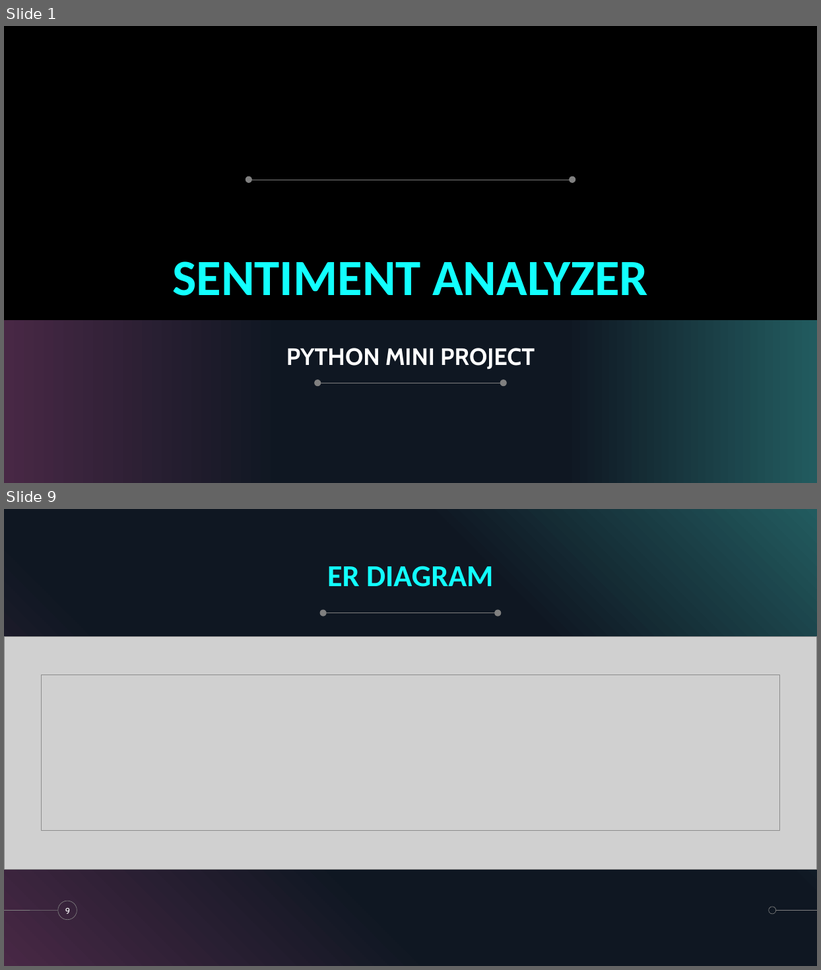
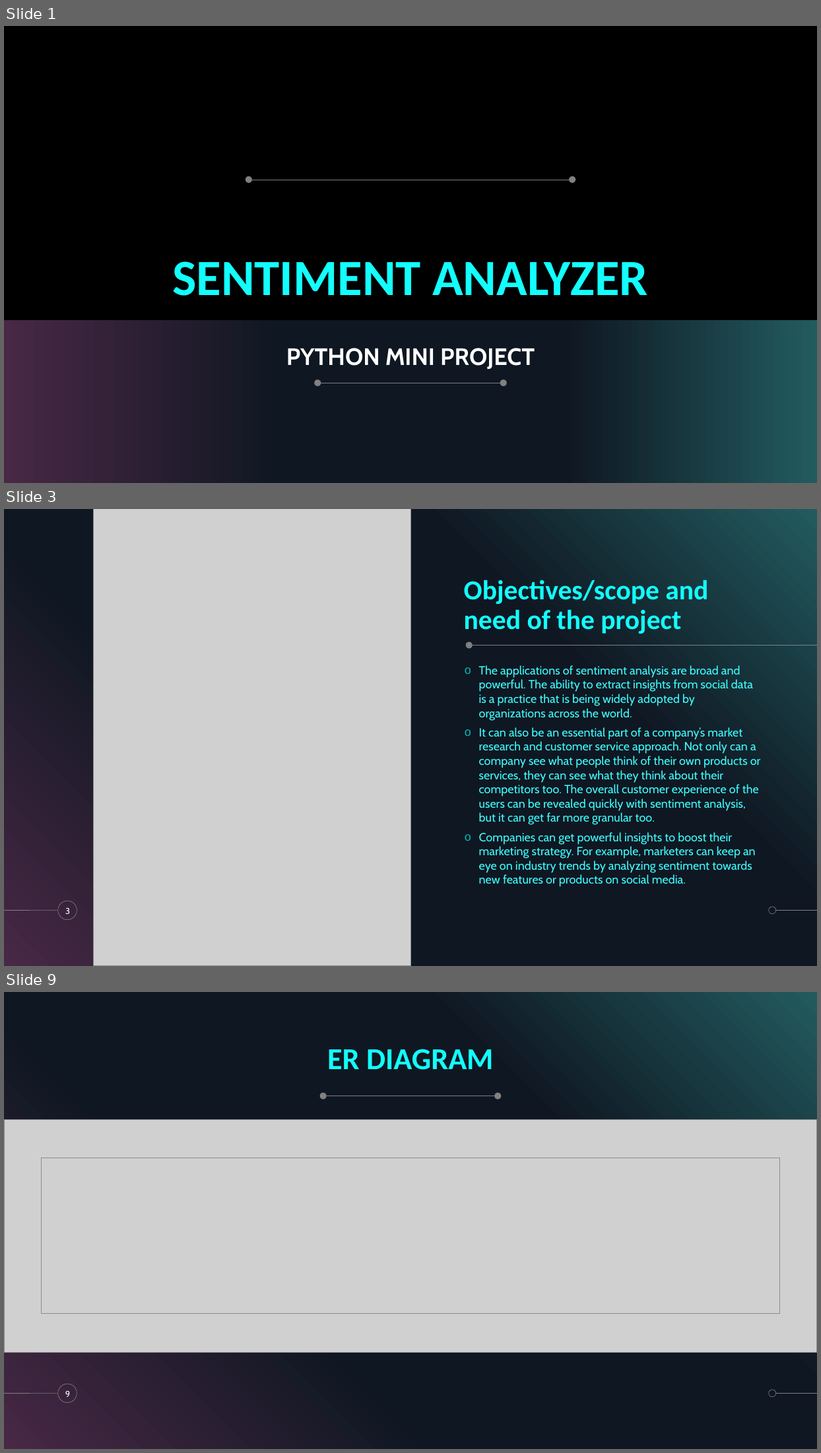
Before and after one commit to krshnknsr21/Sentiment-Analysis, a slide deck: Overview.pptx. Shown one above the other, each under a label of ours: slides 1 and 9 before the commit, slides 1, 3 and 9 after it; the slides between them are not shown. The pictures are 821x970 and 821x1453 pixels, drawn with LibreOffice and Linux fonts; fonts in the diff are those of the drawing; grey boxes stand for pictures; background and template pictures are left out. Boxes give left, top, right and bottom in pixels: in the first picture for what was removed or moved away, otherwise in the second. Text is boxed around its words. In the diff, an @@ line names an element or a change of style, - is before the commit and + after.

```diff
--- a/Overview.pptx
+++ b/Overview.pptx
@@ slide 3 added at bbox=[4, 509, 817, 966], background #000000; not listed: 5 template elements that a slide beside it also shows @@
@@ picture added at bbox=[94, 509, 411, 966] @@
@@ title added at bbox=[464, 580, 708, 634], 32.4 pt, text #12FFFE, bold @@
+Objectives/scope and need of the project
@@ ellipse added at bbox=[466, 642, 473, 649], fill #808080 @@
@@ line added from (817, 645) to (471, 645), #808080 0.5 pt @@
@@ text added at bbox=[479, 665, 761, 887], 14 pt, text #3DFFFF @@
+o The applications of sentiment analysis are broad and powerful. The ability to extract insights from social data is a practice that is being widely adopted by organizations across the world.
+o It can also be an essential part of a company’s market research and customer service approach. Not only can a company see what people think of their own products or services, they can see what they think about their competitors too. The overall customer experience of the users can be revealed quickly with sentiment analysis, but it can get far more granular too.
+o Companies can get powerful insights to boost their marketing strategy. For example, marketers can keep an eye on industry trends by analyzing sentiment towards new features or products on social media.
@@ page number added at bbox=[65, 908, 70, 914], 10 pt, text #FFFFFF @@
+3
```
Also in this commit, not shown: 4 slides changed, 3 other slides added, 5 slides removed, 7 other files.
